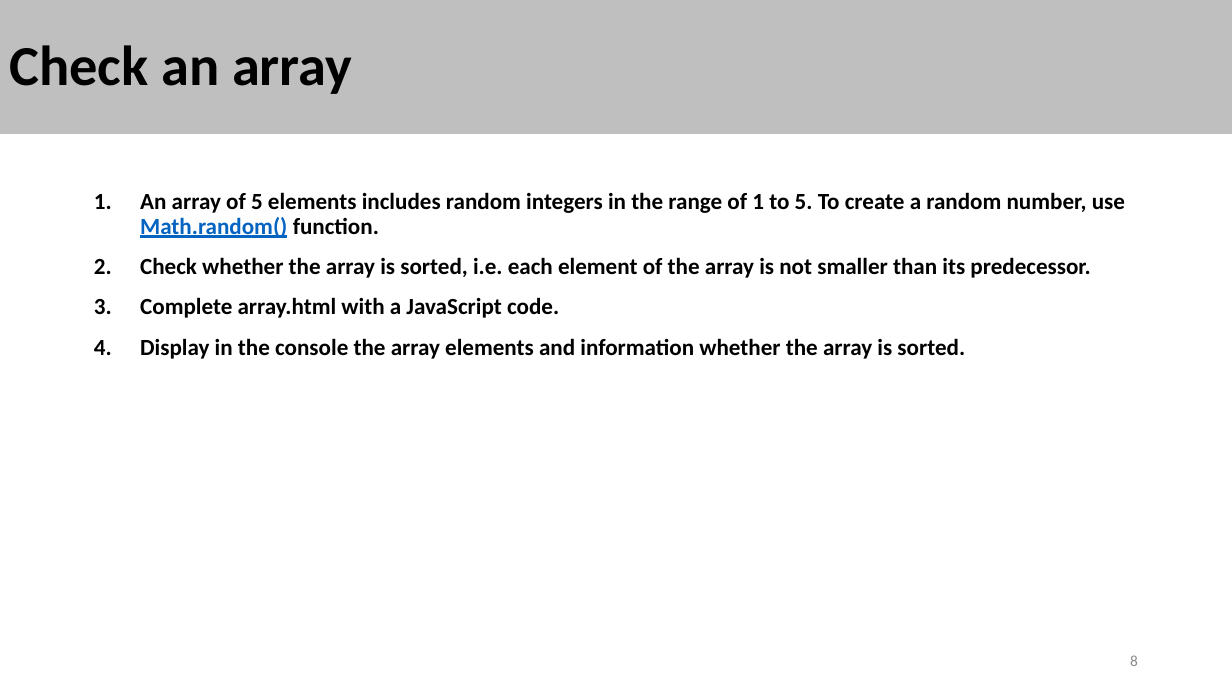
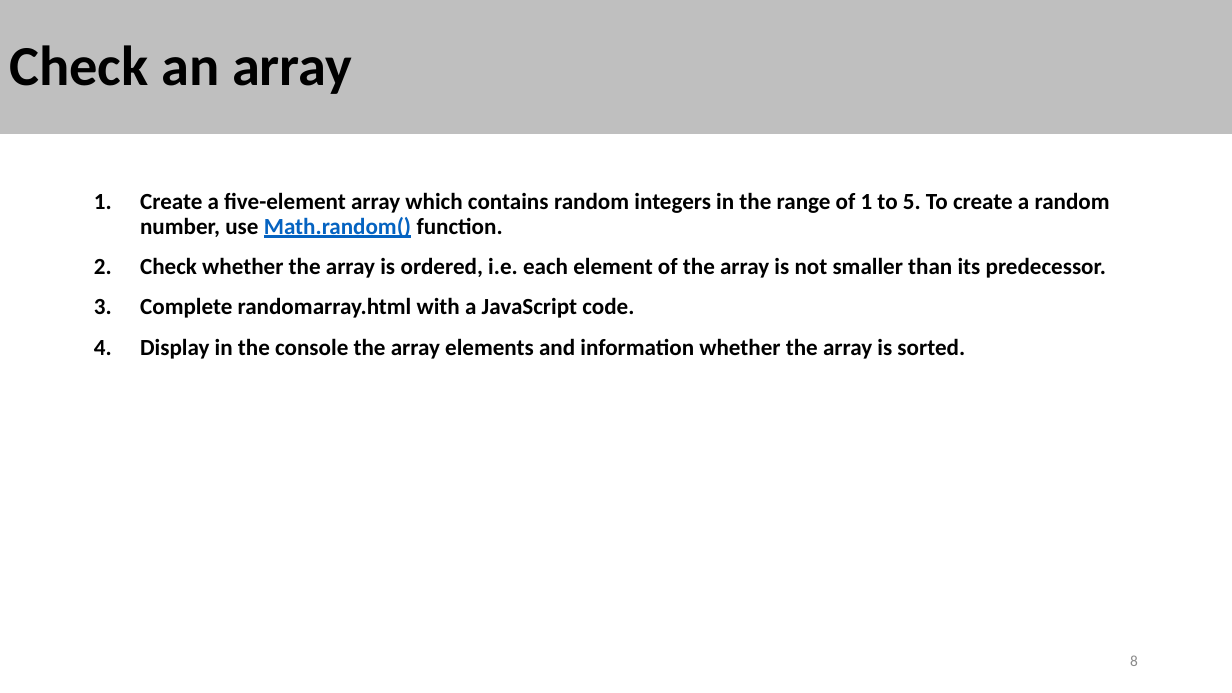
Before and after one commit to GlinkaG/edi, a slide deck: slide 8 of 03-WebTechnologies/Excercises.pptx. Drawn at 1232x693 pixels with LibreOffice and Linux fonts; fonts in the diff are those of the drawing. Boxes give left, top, right and bottom in pixels: in the first picture for what was removed or moved away, otherwise in the second. Text is boxed around its words. In the diff, an @@ line names an element or a change of style, - is before the commit and + after.

```diff
--- a/03-WebTechnologies/Excercises.pptx
+++ b/03-WebTechnologies/Excercises.pptx
@@ text at box(140, 192, 1110, 318): text changed @@
-1. An array of 5 elements includes random integers in the range of 1 to 5. To create a random number, use Math.random() function.
-2. Check whether the array is sorted, i.e. each element of the array is not smaller than its predecessor.
-3. Complete array.html with a JavaScript code.
+1. Create a five-element array which contains random integers in the range of 1 to 5. To create a random number, use Math.random() function.
+2. Check whether the array is ordered, i.e. each element of the array is not smaller than its predecessor.
+3. Complete randomarray.html with a JavaScript code.
```
Also in this commit, not shown: 21 other files.
